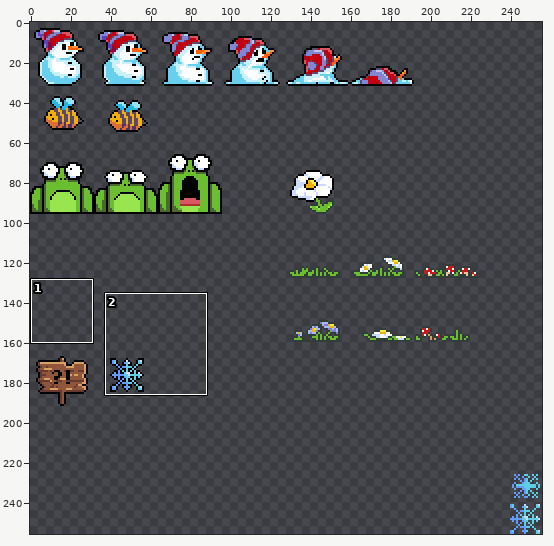
Edited in one commit: sprite sheet (src/assets/spritesheet.png). The picture above shows the old version from afar; the outline marks the close-up.
Close-up. Earlier state:
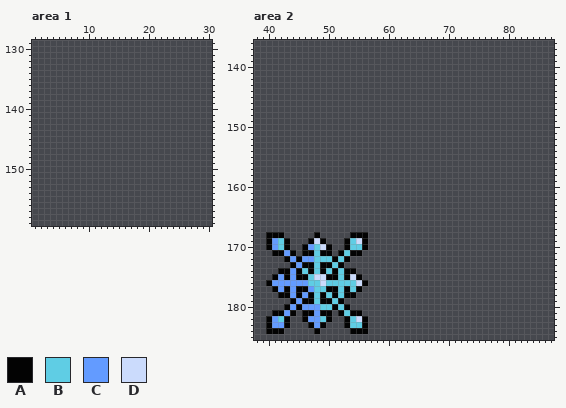
The file is 256x256 pixels. Colours within 5 levels of each other are drawn and written as one. Shown: area 1: x 1..30, y 129..159; area 2: x 38..87, y 136..185.
Palette (. is transparent): A #030303  B #5fcde4  C #639bff  D #cbdbfc
Pixels before, area 2 (only the part around the change), first column x 38:
136 ..................................................
137 ..................................................
138 ..................................................
139 ..................................................
140 ..................................................
141 ..................................................
142 ..................................................
143 ..................................................
144 ..................................................
145 ..................................................
146 ..................................................
147 ..................................................
148 ..................................................
149 ..................................................
150 ..................................................
151 ..................................................
152 ..................................................
153 ..................................................
154 ..................................................
155 ..................................................
156 ..................................................
157 ..................................................
158 ..................................................
159 ..................................................
160 ..................................................
161 ..................................................
162 ..................................................
163 ..................................................
164 ..................................................
165 ..................................................
166 ..................................................
167 ..................................................
168 ..AAA.....A.....AAA...............................
169 ..ACBA...ADA...ABDA...............................
170 ..ACBA..ACBDA..ABBA...............................
171 ...AACA.AABAA.ABAA................................
172 .....ACACCBBBABA..................................
173 ......ACAABAABA...................................
174 ....AACABABABABAA.................................
175 ...ACACAABDDAABADA................................
176 ..ACCCCCCBBDBBBBBDA...............................
177 ...ACACAACBBAABABA................................
178 ....AACACABABABAA.................................
179 ......ACAABAABA...................................
180 .....ACACCCBBABA..................................
181 ...AACA.AACAA.ABAA................................
182 ..ACBA..ACCBA..ABDA...............................
183 ..ACCA...ACA...ABBA...............................
184 ..AAA.....A.....AAA...............................
185 ..................................................
After the commit:
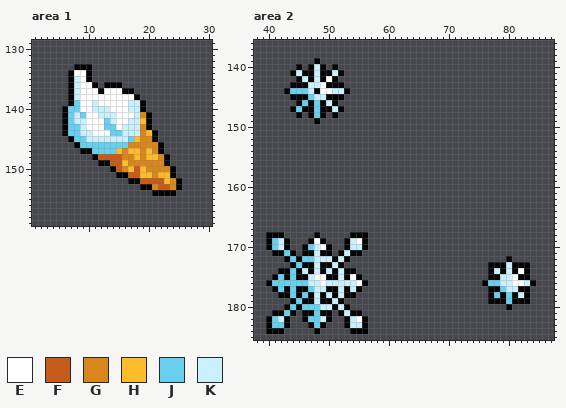
Colours new in this view: E #ffffff  F #c45b1a  G #d9861c  H #fdbc2a  J #68cfef  K #c9f0fc
The author wrote: Bonus pickup re-sprite.
Change:
Changed rows in their new state; - is an unchanged pixel.
Area 1:
first column x 6:
133 --AAA---------------
134 -AEEA---------------
135 -AKEA---------------
136 -AKEEA-AAA----------
137 -AKEEEAEEEAA--------
138 -AKEEEEEEEEEA-------
139 -AJEEKEEEEEKKA------
140 AJJEEKKKEEEKKA------
141 AJKJEEKKKEEEKGA-----
142 AJKKEEEJKEEKKHA-----
143 AJJKEEEJJEKKKGA-----
144 AJJKKEEEJJKKKGHA----
145 -AJJKKKKKKKJHGGA----
146 --AJJJJJJJJGGGGGA---
147 ---AAJJJJHGHHGHGA---
148 -----AFFFFGGHGHHGA--
149 ------AAFFHGGGGGGA--
150 --------AFGHFHGGGGA-
151 ---------AAFFHHGHHA-
152 -----------AAFFFFHGA
153 -------------AAGFFGA
154 ---------------AAAA-
Area 2:
first column x 43:
139 -----A-----
140 --A-AKA-A--
141 -AKAAKAAKA-
142 --AKAKAEA--
143 -AAAKKEAAA-
144 AJJJKAEEKKA
145 -AAAJKKAAA-
146 --AJAJAKA--
147 -AJAAJAAKA-
148 --A-AJA-A--
149 -----A-----
first column x 41:
169 JK-----E-----KE-----------------------------
170 JK----JKE----KK-----------------------------
171 --J----K----K-------------------------------
172 ---J-JJKKK-K---------------------------A----
173 ----J--K--K-------------------------AAAKAAA-
174 ---J-K-K-K-K------------------------AKAKAEA-
175 -J-J--KEE--K-E----------------------AAKKEAA-
176 JJJJJJKKEKKKKKE--------------------AJJKKEEKA
177 -J-J--JKK--K-K----------------------AAJKKAA-
178 ---J-J-K-K-K------------------------AJAJAKA-
179 ----J--K--K-------------------------AAAJAAA-
180 ---J-JJJKK-K---------------------------A----
181 --J----J----K-------------------------------
182 JK----JJK----KE-----------------------------
183 JJ-----J-----KK-----------------------------
Boxes around the changes in both close-ups, in picture pixels (x1, y1, x2, y2):
added: (62, 64, 182, 196)
added: (284, 58, 350, 124)
changed: (272, 238, 362, 328)
added: (482, 256, 536, 310)
